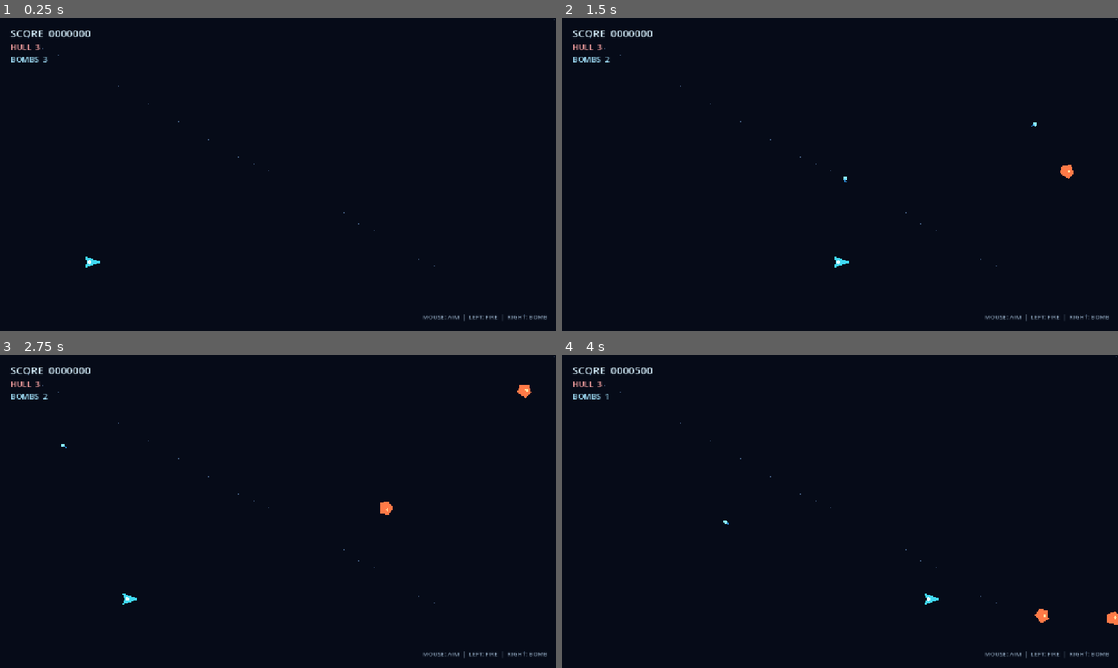
Above: before the commit, frames 1-4 (two rows, left to right).
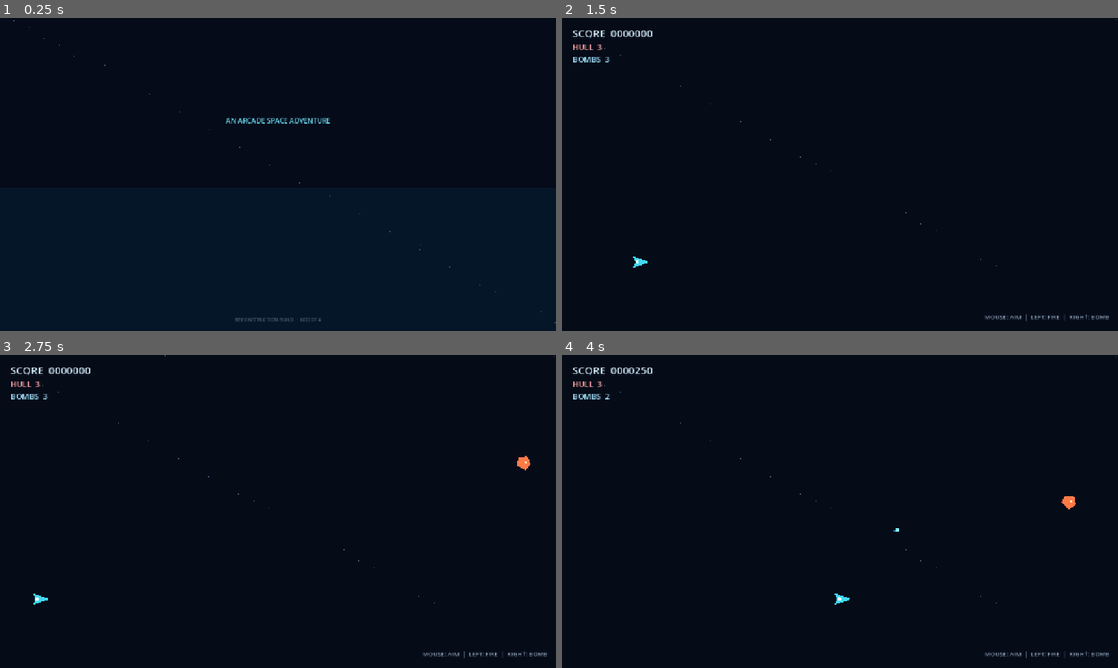
Above: after the commit, the same moments.

Repository: Iulian-hub/RUNAWAY-RABBIT-DECOMP
Game: Godot game, scene res://ui/boot.tscn
Same seed, same stepped clock (60 frames per second), same inputs: the game is played once before the commit and once after it. Before the commit the project starts from res://scenes/main.tscn.
Inputs (mouse positions are in pixels of both pictures, inside the frame that each line leads up to):
- Up to frame 1 (0.25 s): no input
- Up to frame 2 (1.5 s): tap Enter at 0.5 s; move the mouse to (962, 158) at 0.52 s; hold D (move_right) 0.53-1.25 s; right-click (962, 158) at 0.6 s; click (962, 158) at 0.67 s; click (840, 146) at 1.25 s, where only the run after the commit has a clickable "START GAME"
- Up to frame 3 (2.75 s): move the mouse to (166, 527) at 2.02 s; hold A (move_left) from 2.03 s (still down); click (166, 527) at 2.1 s
- Up to frame 4 (4 s): move the mouse to (895, 442) at 2.77 s; release A (move_left) at 2.78 s; hold D (move_right) from 2.78 s (still down); right-click (895, 442) at 2.85 s; move the mouse to (812, 574) at 3.52 s; click (812, 574) at 3.6 s

The runs differ from the first frame. In frame 1, 0.9% of the frame differs, in the area x 1-100%, y 0-98%; in frame 2, 0.2%; in frame 3, 0.3%; in frame 4, 0.4%.

Commit message:
Launch game through splash and main menu

Diff:
--- a/runaway-rabbit-clona/project.godot
+++ b/runaway-rabbit-clona/project.godot
@@ -10,10 +10,10 @@
 
 [application]
 
-config/name="Mighty Rodent Reconstruction"
+config/name="Mighty Rodent"
 config/features=PackedStringArray("4.7", "GL Compatibility")
 config/icon="res://icon.svg"
-run/main_scene="res://scenes/main.tscn"
+run/main_scene="res://ui/boot.tscn"
 
 [display]
 
